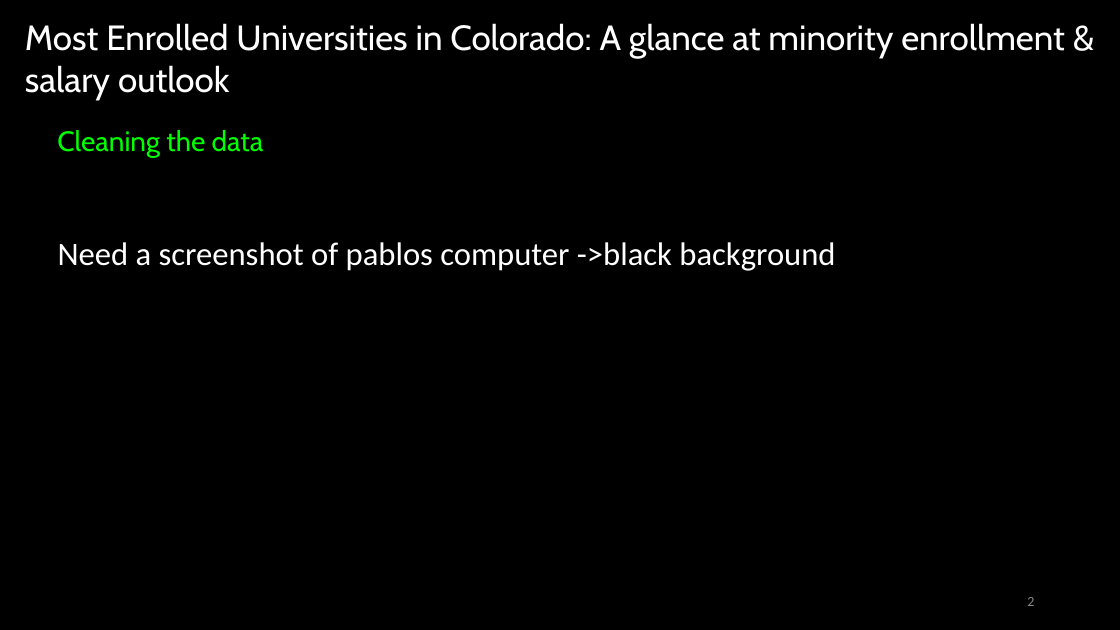
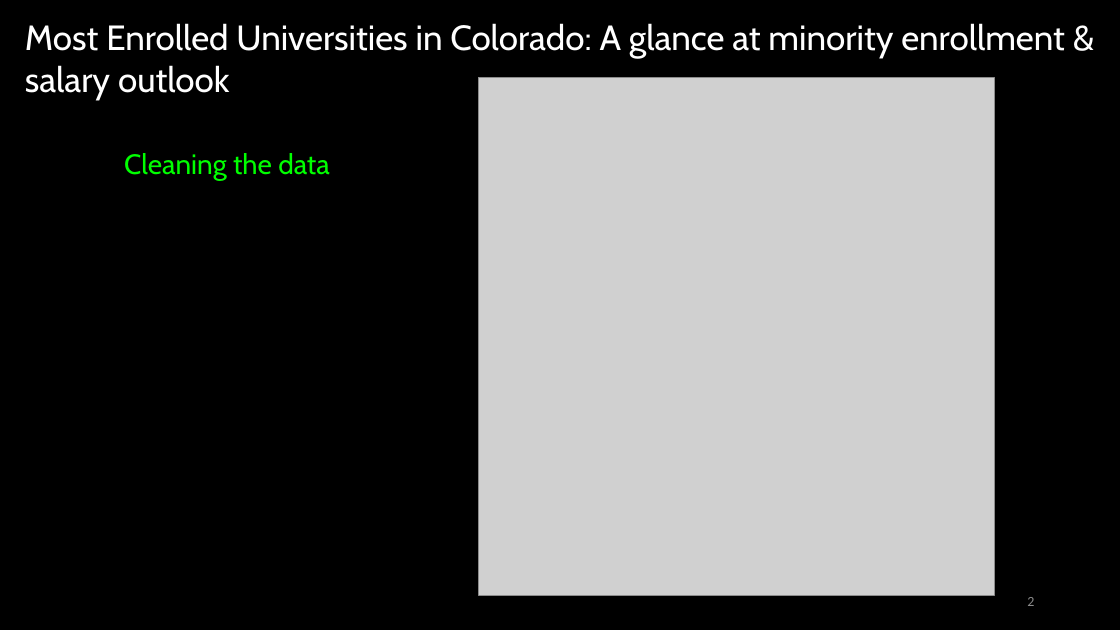
Before and after one commit to pmlnado/Rproj_final, a slide deck: slide 2 of R_FINAL_PPT.pptx. Drawn at 1120x630 pixels with LibreOffice and Linux fonts; fonts in the diff are those of the drawing; grey boxes stand for pictures. Boxes give left, top, right and bottom in pixels: in the first picture for what was removed or moved away, otherwise in the second. Text is boxed around its words. In the diff, an @@ line names an element or a change of style, - is before the commit and + after.

Commit message:
ppt stuff

```diff
--- a/R_FINAL_PPT.pptx
+++ b/R_FINAL_PPT.pptx
@@ picture added at (479, 77, 995, 595) @@
@@ text "Cleaning the data": place and size @@
-text "Cleaning the data" at (57, 130, 264, 158)
+text "Cleaning the data" at (124, 153, 330, 181)
@@ text removed at (58, 242, 835, 271) @@
-Need a screenshot of pablos computer ->black background
```
